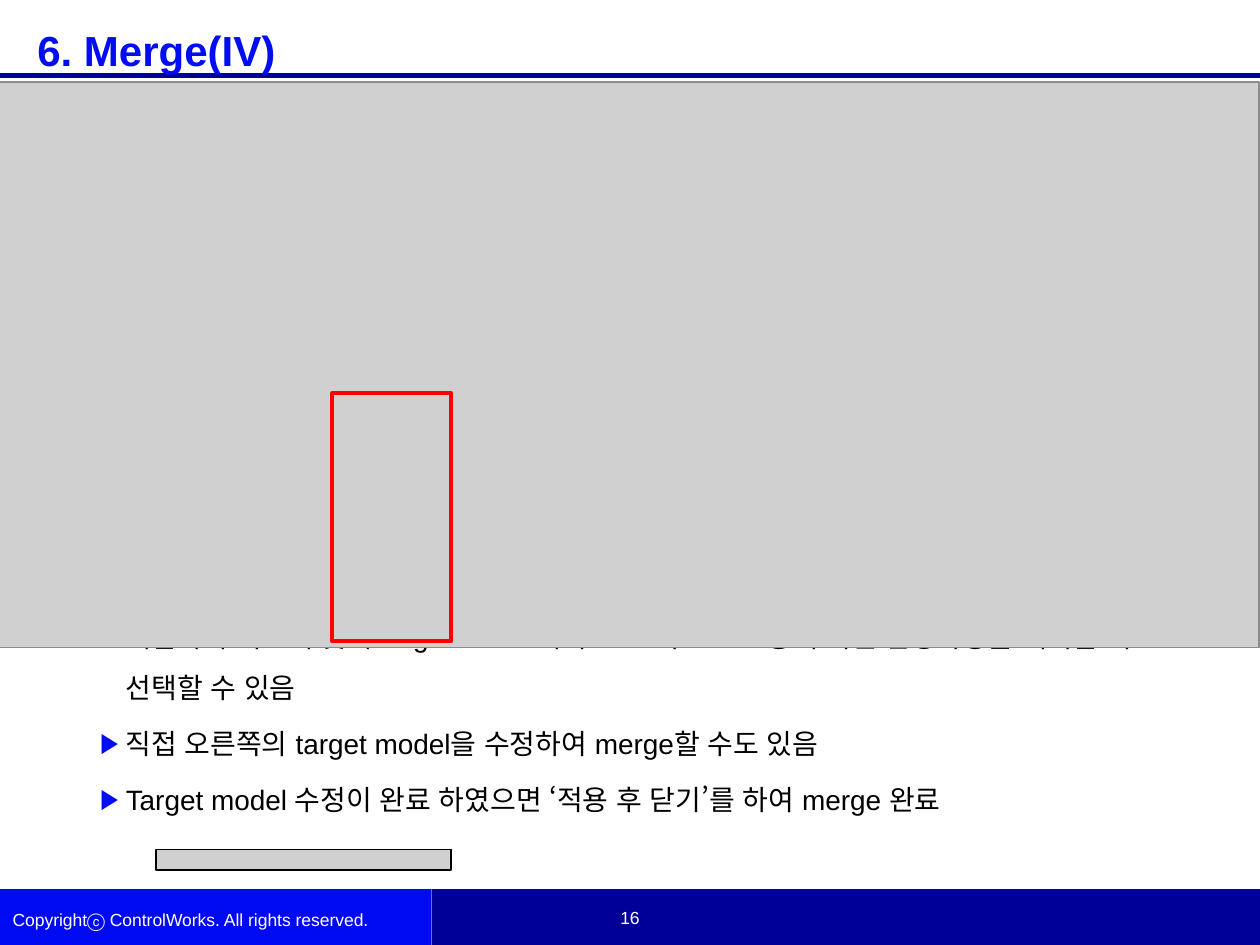
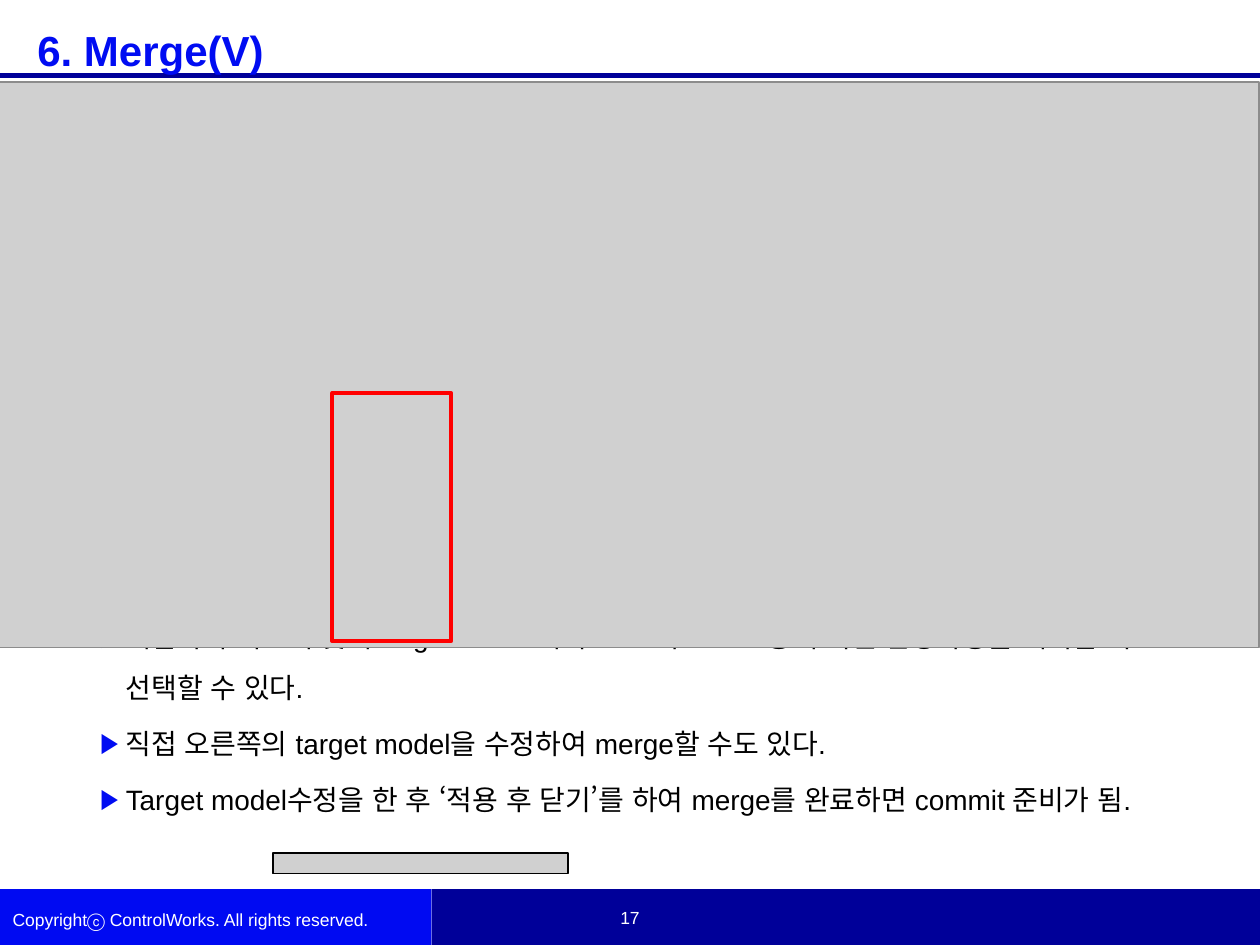
Before and after one commit to woojinKwon/kwj6355, a slide deck: slide 17 of Simulink Source Control.pptx (slide 16 before the commit). Drawn at 1260x945 pixels with LibreOffice and Linux fonts; fonts in the diff are those of the drawing; grey boxes stand for pictures; background and template pictures are left out. Boxes give left, top, right and bottom in pixels: in the first picture for what was removed or moved away, otherwise in the second. Text is boxed around its words. In the diff, an @@ line names an element or a change of style, - is before the commit and + after.

```diff
--- a/Simulink Source Control.pptx
+++ b/Simulink Source Control.pptx
@@ text at <box>37,35,264,74</box>: text changed @@
-6. Merge(IV)
+6. Merge(V)
@@ text at <box>126,619,1132,815</box>: text changed @@
-  ▶ 개발자의 의도에 맞게 target model에서 Mine과 Theirs중에 어떤 변경사항을 채택할 지 선택할 수 있음
-  ▶ 직접 오른쪽의 target model을 수정하여 merge할 수도 있음
-  ▶ Target model 수정이 완료 하였으면 ‘적용 후 닫기’를 하여 merge 완료
+  ▶ 개발자의 의도에 맞게 target model에서 Mine과 Theirs중에 어떤 변경사항을 채택할 지 선택할 수 있다.
+  ▶ 직접 오른쪽의 target model을 수정하여 merge할 수도 있다.
+  ▶ Target model수정을 한 후 ‘적용 후 닫기’를 하여 merge를 완료하면 commit 준비가 됨.
@@ picture: place and size @@
-picture at <box>156,849,451,869</box>
+picture at <box>273,853,568,873</box>
@@ rectangle: place and size @@
-rectangle at <box>156,849,451,869</box>
+rectangle at <box>273,853,568,873</box>
@@ page number at <box>619,913,640,924</box>: text changed @@
-16
+17
@@ page number at <box>620,912,639,924</box>: text changed @@
-16
+17
```
Also in this commit, not shown: 12 other slides changed, 3 slides added.
